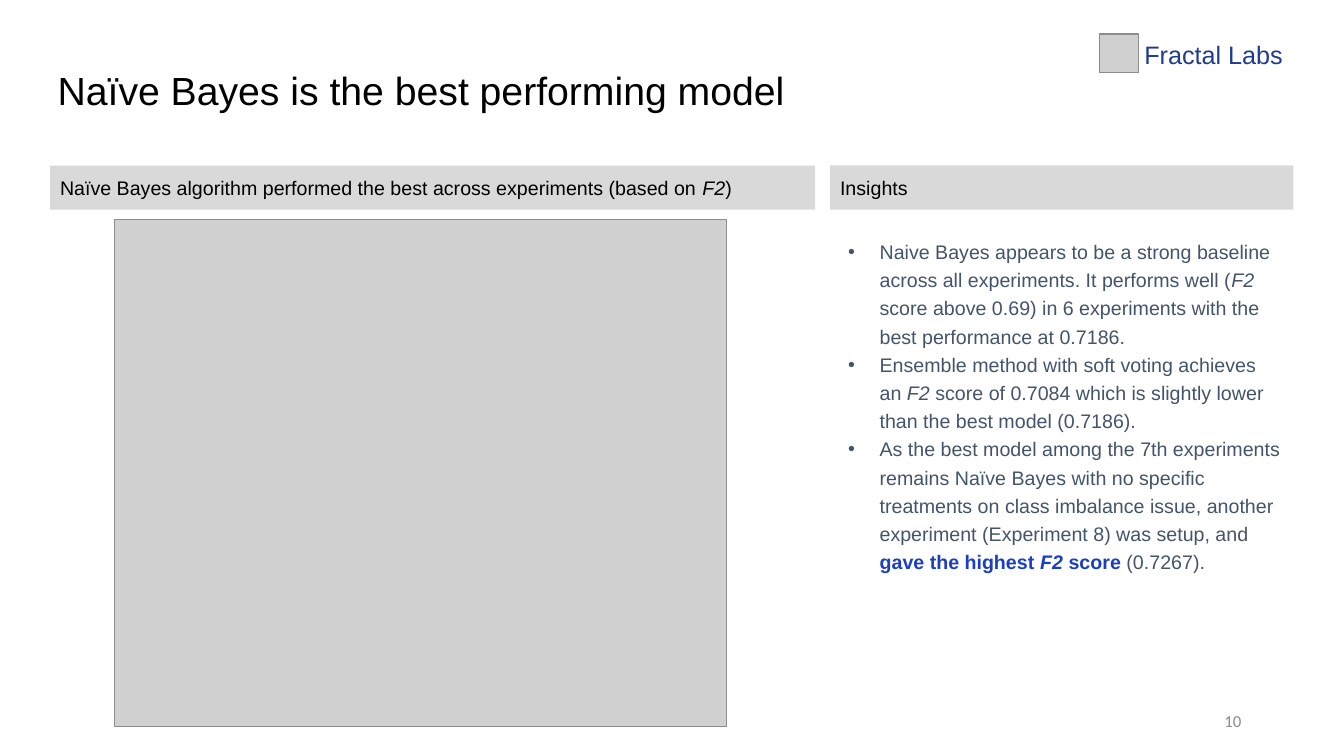
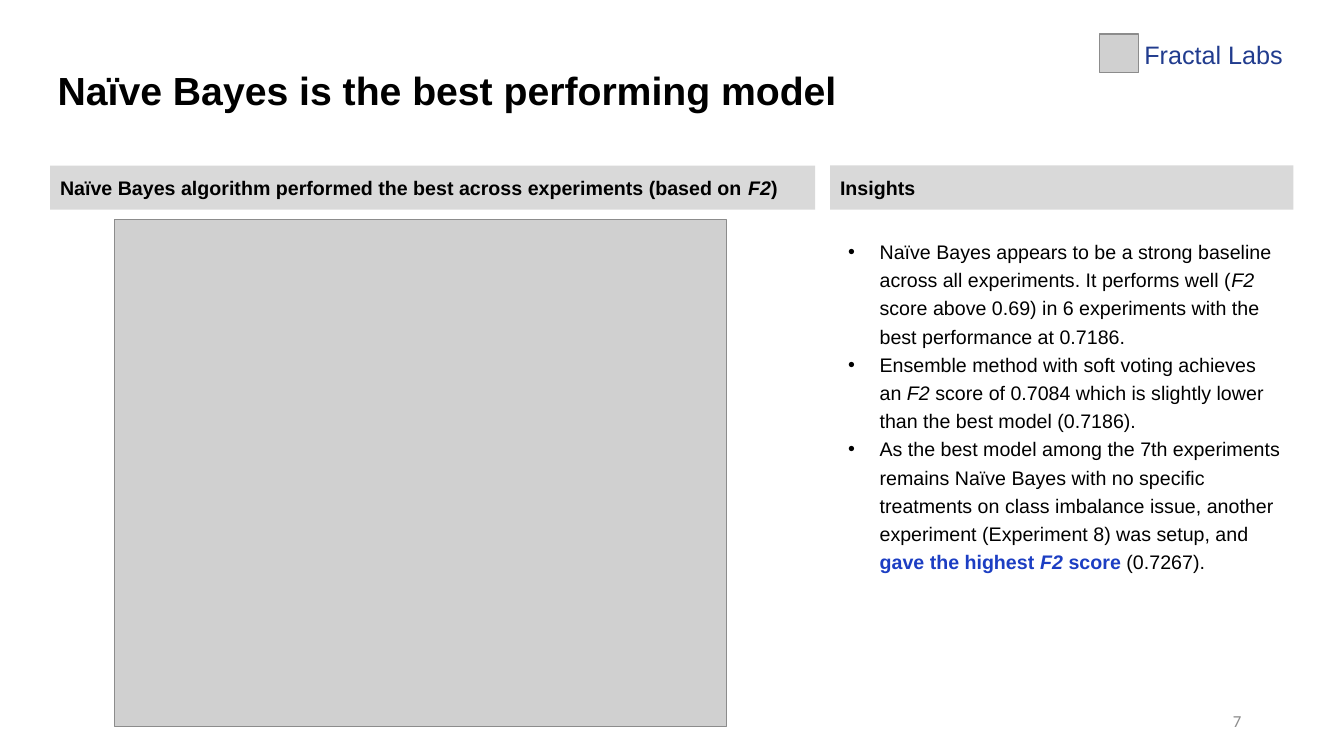
Before and after one commit to LingAdeu/hotel-booking-cancelation-prediction, a slide deck: slide 7 of docs/hotel-cancellation.pptx (slide 10 before the commit). Drawn at 1344x756 pixels with LibreOffice and Linux fonts; fonts in the diff are those of the drawing; grey boxes stand for pictures. Boxes give left, top, right and bottom in pixels: in the first picture for what was removed or moved away, otherwise in the second. Text is boxed around its words. In the diff, an @@ line names an element or a change of style, - is before the commit and + after.

```diff
--- a/docs/hotel-cancellation.pptx
+++ b/docs/hotel-cancellation.pptx
@@ bold on in 3 elements at (58,76,836,113), (50,165,816,210), (831,165,1295,210) @@
@@ text at (880,244,1271,348): text changed; text colour #44546A to #000000 @@
-• Naive Bayes appears to be a strong baseline across all experiments. It performs well (F2 score above 0.69) in 6 experiments with the best performance at 0.7186.
+• Naïve Bayes appears to be a strong baseline across all experiments. It performs well (F2 score above 0.69) in 6 experiments with the best performance at 0.7186.
@@ text at (880,357,1280,573): text colour #44546A to #000000 in "Ensemble method with soft voting achieves an ...", "As the best model among the 7th ..." @@
@@ page number at (1233,716,1241,727): text changed @@
-10
+7
```
Also in this commit, not shown: 12 other slides changed, 4 slides added, 6 slides removed, 3 other files.
